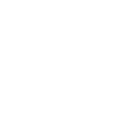
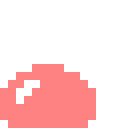
Two versions of the same layered image (w=128, h=128). Layer-by-layer changes:
"Lager 1": opacity 100% → 75%, painted on it over left=0, top=64, right=96, bottom=128
